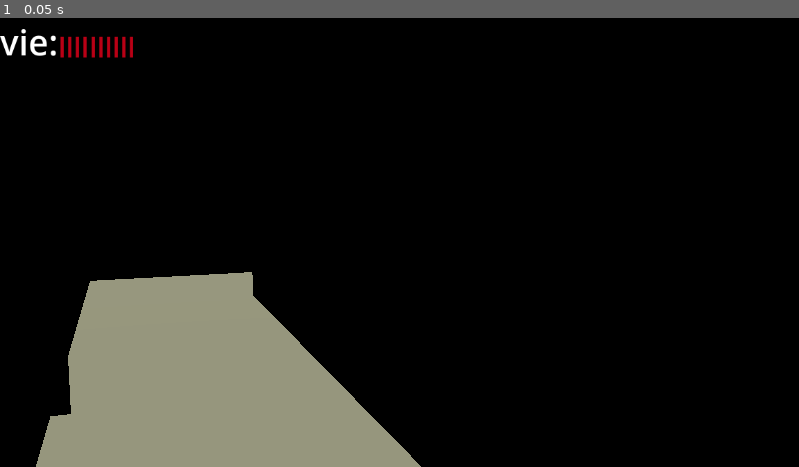
Above: before the commit, frame 1.
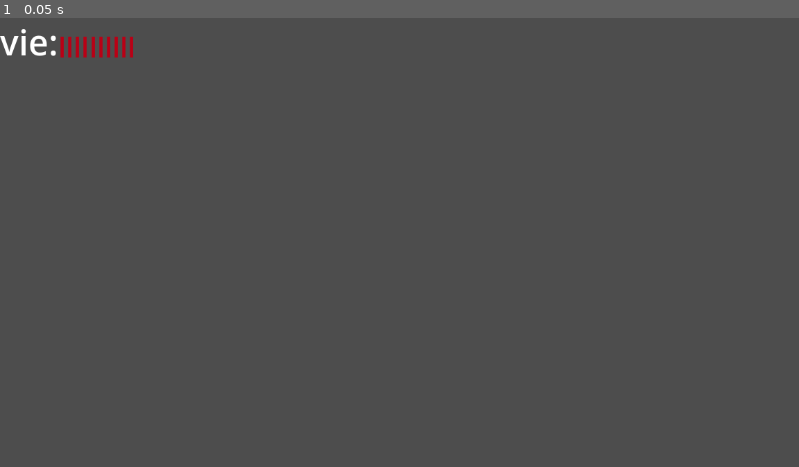
Above: after the commit, the same moment.

Repository: StudioXPEtudiant/24-25QC.Me.S4.KhornHeretics
Game: Godot game, scene res://Niv. 1.tscn
The game is run twice, just before and just after one commit, with the same random seed, the same clock (stepped at 60 frames per second) and the same inputs.
Inputs:
- Up to frame 1 (0.05 s): no input

The runs differ from the first frame. In frame 1, 100% of the frame differs, in the area x 0-100%, y 0-100%.

Commit message:
J'AI CHANGER PLAYER

Diff:
--- a/Niv. 1.tscn
+++ b/Niv. 1.tscn
@@ -2427,10 +2427,6 @@
 [node name="PLAYER" parent="." instance=ExtResource("5_fleoh")]
 transform = Transform3D(-0.708251, 0, 0.274989, 0, 1, 0, -0.271319, 0, -0.717829, 14.8677, 1, -26.3318)
 
-[node name="Camera3D" type="Camera3D" parent="PLAYER"]
-transform = Transform3D(1.31849, 0, 0, 0, 0.994025, 0.109157, 0, -0.142002, 1.29313, 0.00115967, 0.665173, -0.334576)
-fov = 34.9
-
 [node name="StaticBody3D42" parent="." instance=ExtResource("4_gd0hk")]
 transform = Transform3D(1, 0, 0, 0, 1, 0, 0, 0, 1, -0.00826228, 0, 0)
 
